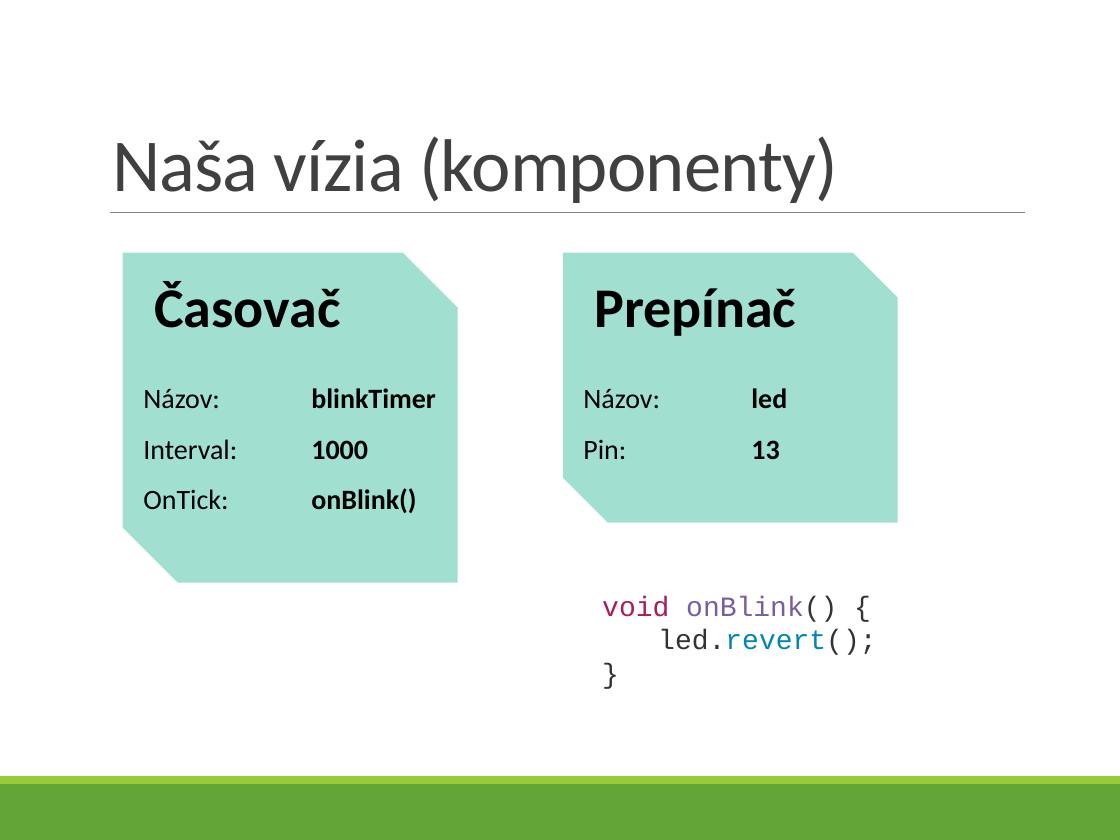
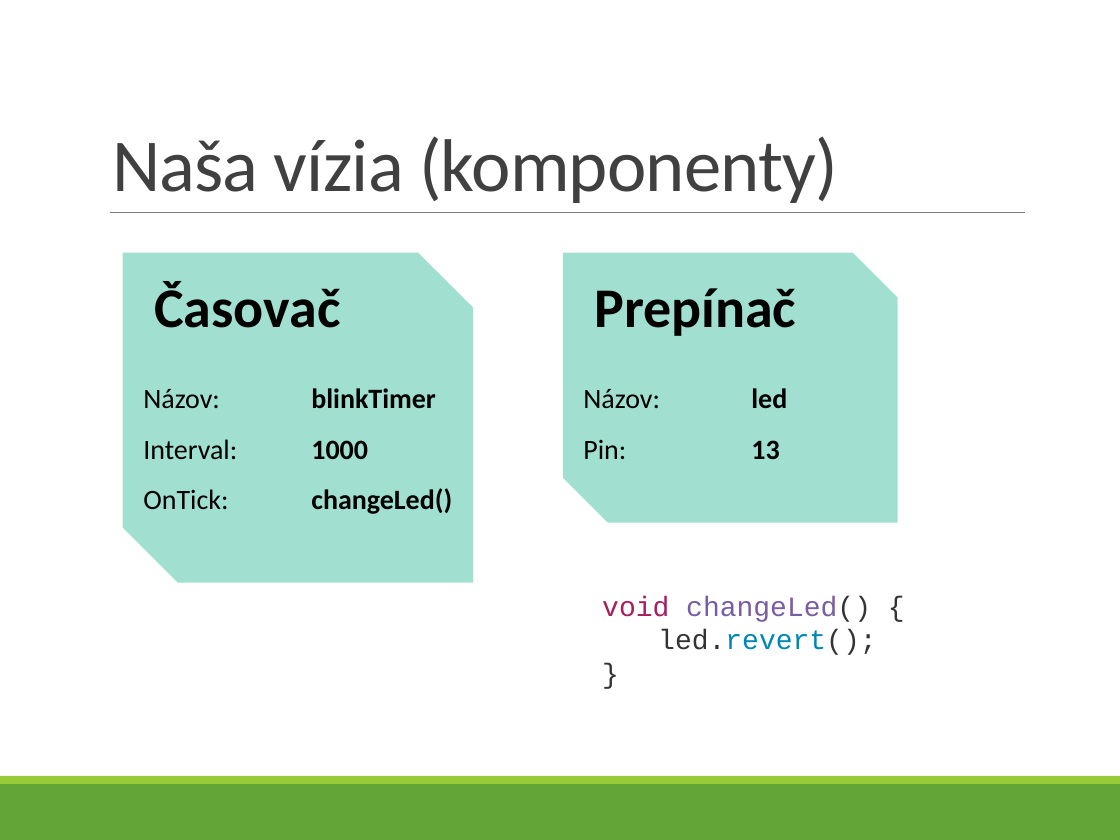
Before and after one commit to ppatrik/DiplomovaPraca, a slide deck: slide 10 of Prezentacie/prezentacia.pptx (slide 7 before the commit). Drawn at 1120x840 pixels with LibreOffice and Linux fonts; fonts in the diff are those of the drawing. Boxes give left, top, right and bottom in pixels: in the first picture for what was removed or moved away, otherwise in the second. Text is boxed around its words. In the diff, an @@ line names an element or a change of style, - is before the commit and + after.

```diff
--- a/Prezentacie/prezentacia.pptx
+++ b/Prezentacie/prezentacia.pptx
@@ snip diag rect: place and size @@
-snip diag rect at [123,253,458,584]
+snip diag rect at [123,253,474,584]
@@ text at [143,488,452,514]: text changed @@
-OnTick: onBlink()
+OnTick: changeLed()
@@ text at [602,596,871,622]: text changed @@
-void onBlink() {
+void changeLed() {
```
Also in this commit, not shown: 3 slides added.
